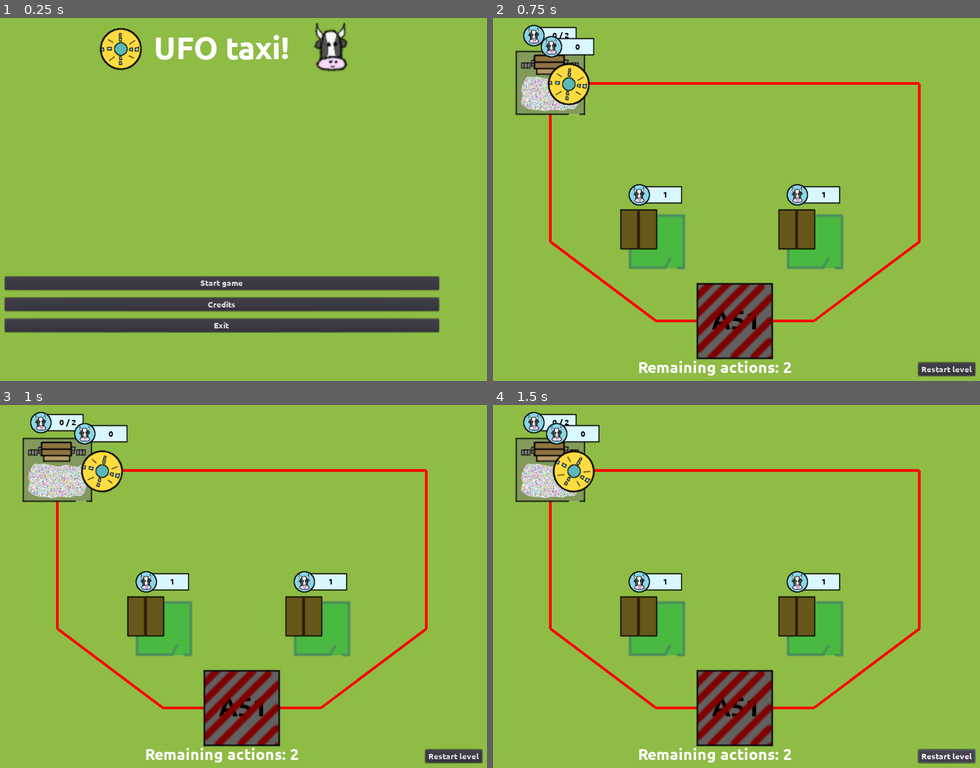
Above: before the commit, frames 1-4 (two rows, left to right).
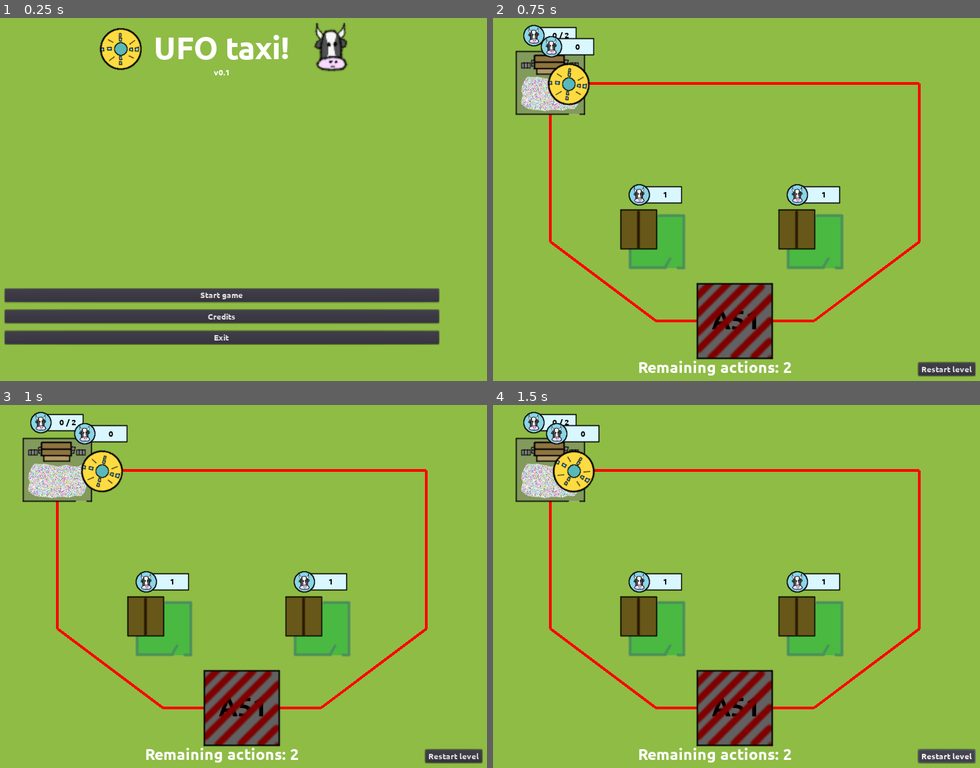
Above: after the commit, the same moments.

Repository: moisesjbc/ufo-taxi
Game: Godot game, scene res://menus/main_menu/main_menu.tscn
Same seed, same stepped clock (60 frames per second), same inputs: the game is played once before the commit and once after it.
Inputs:
- Up to frame 1 (0.25 s): no input
- Up to frame 2 (0.75 s): click "Start game" at 0.5 s
- Up to frame 3 (1 s): no input
- Up to frame 4 (1.5 s): click "Restart level" at 1.25 s

The runs differ from the first frame. In frame 1, 15% of the frame differs, in the area x 0-91%, y 14-91%; in frame 2, nothing differs; in frame 3, nothing differs; in frame 4, nothing differs.

Commit message:
Added title and version number to window title and main menu

Diff:
--- a/godot-project/menus/main_menu/main_menu.tscn
+++ b/godot-project/menus/main_menu/main_menu.tscn
@@ -33,23 +33,34 @@
 margin_left = 100.0
 margin_top = 100.0
 margin_right = 924.0
-margin_bottom = 664.0
+margin_bottom = 687.0
 custom_constants/separation = 400
 
 [node name="title_container" type="CenterContainer" parent="margin_container/vbox_container"]
 margin_right = 824.0
-margin_bottom = 68.0
+margin_bottom = 86.0
 
 [node name="HBoxContainer" type="HBoxContainer" parent="margin_container/vbox_container/title_container"]
 margin_left = 280.0
 margin_right = 544.0
-margin_bottom = 68.0
+margin_bottom = 86.0
 
-[node name="title" type="Label" parent="margin_container/vbox_container/title_container/HBoxContainer"]
+[node name="vbox_container" type="VBoxContainer" parent="margin_container/vbox_container/title_container/HBoxContainer"]
+margin_right = 264.0
+margin_bottom = 86.0
+
+[node name="title" type="Label" parent="margin_container/vbox_container/title_container/HBoxContainer/vbox_container"]
 margin_right = 264.0
 margin_bottom = 68.0
 custom_fonts/font = SubResource( 1 )
 text = "UFO taxi!"
+align = 1
+
+[node name="version" type="Label" parent="margin_container/vbox_container/title_container/HBoxContainer/vbox_container"]
+margin_top = 72.0
+margin_right = 264.0
+margin_bottom = 86.0
+text = "v0.1"
 align = 1
 
 [node name="Sprite" type="Sprite" parent="margin_container/vbox_container/title_container/HBoxContainer"]
@@ -62,9 +73,9 @@
 texture = ExtResource( 3 )
 
 [node name="buttons_container" type="VBoxContainer" parent="margin_container/vbox_container"]
-margin_top = 468.0
+margin_top = 486.0
 margin_right = 824.0
-margin_bottom = 558.0
+margin_bottom = 576.0
 custom_constants/separation = 15
 
 [node name="start_game_button" type="Button" parent="margin_container/vbox_container/buttons_container"]
--- a/godot-project/project.godot
+++ b/godot-project/project.godot
@@ -15,7 +15,7 @@
 
 [application]
 
-config/name="godot-project"
+config/name="UFO taxi! - v0.1"
 run/main_scene="res://menus/main_menu/main_menu.tscn"
 config/icon="res://icon.png"
 
